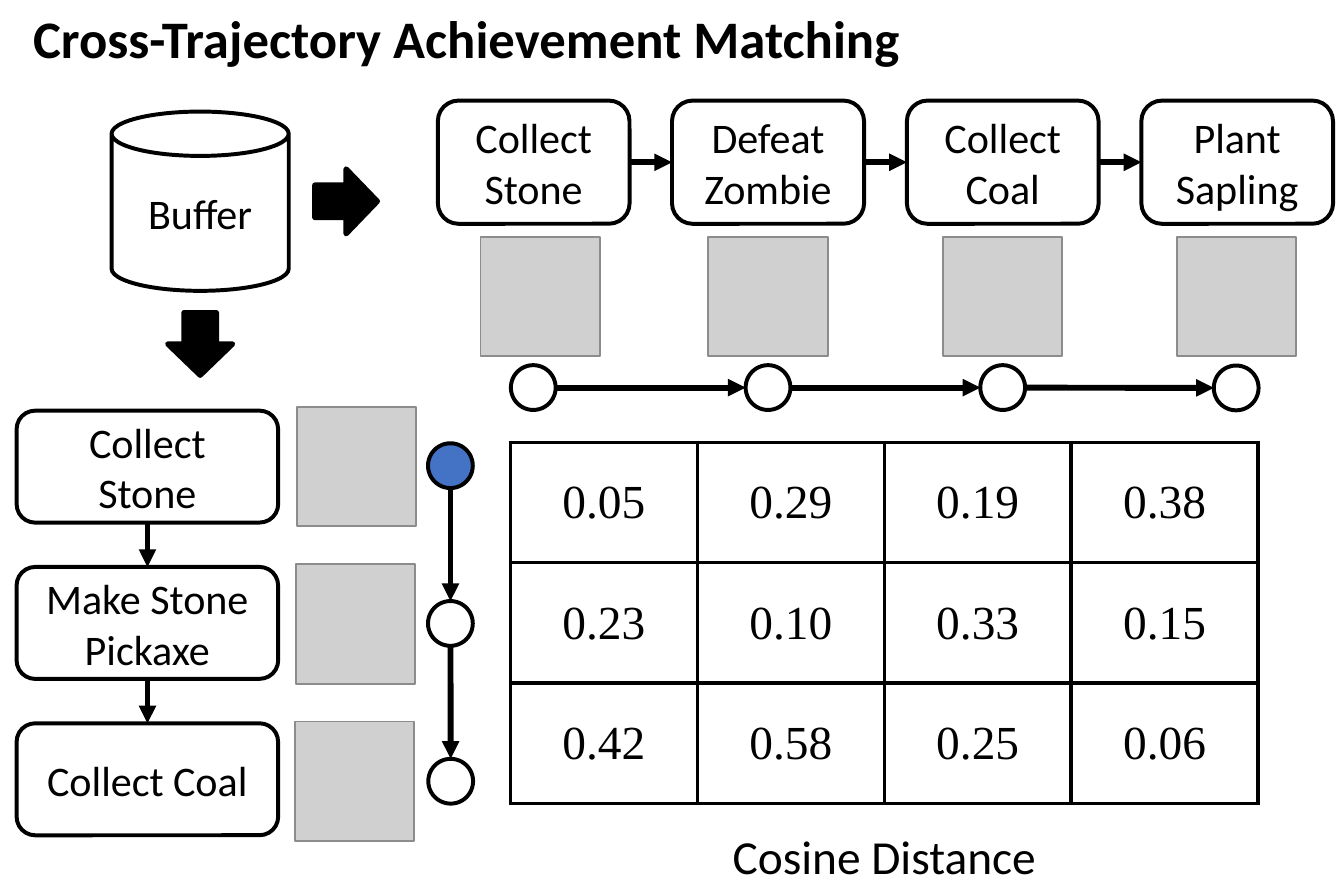
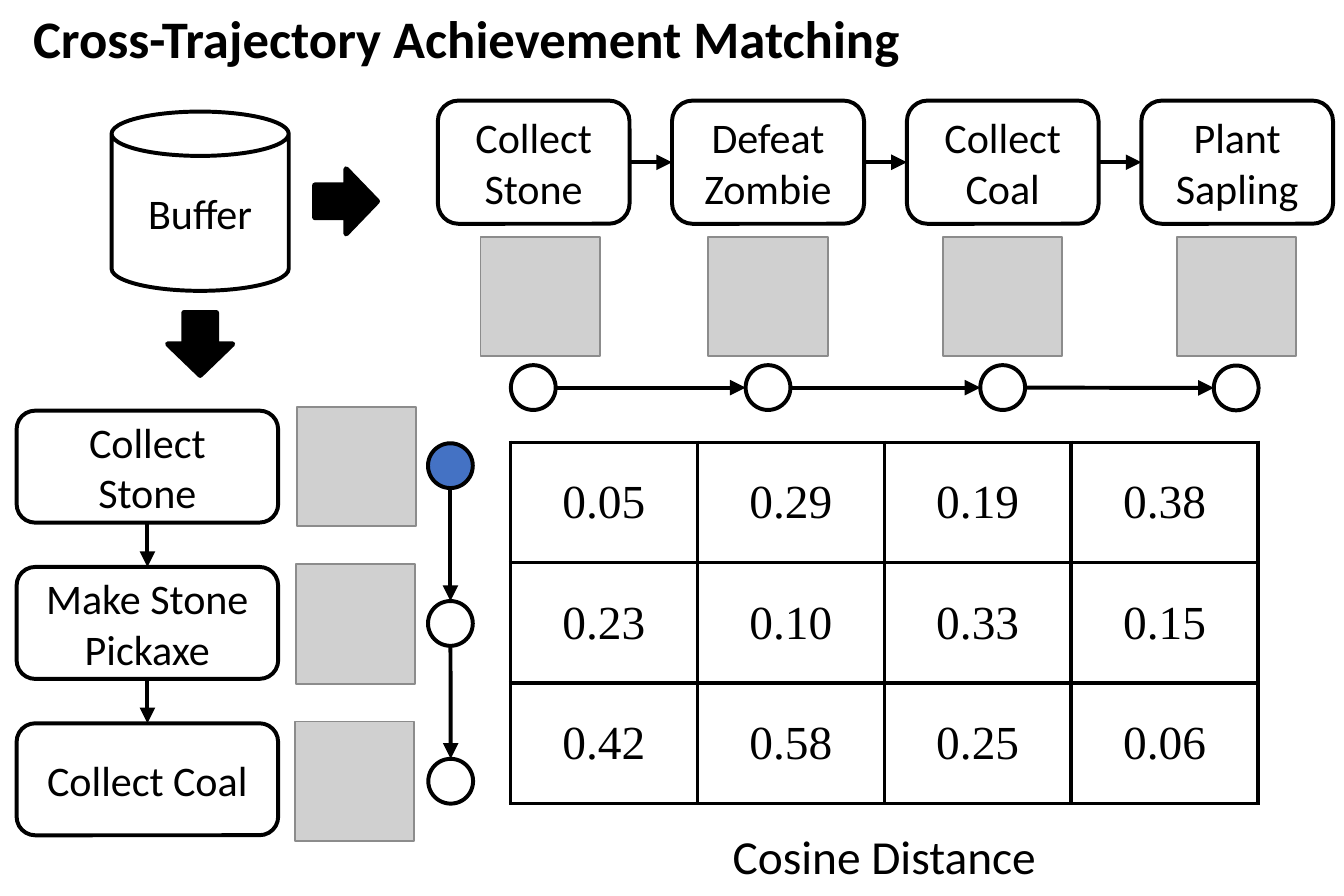
Before and after one commit to symoon11/symoon11.github.io, a slide deck: slide 6 of images/moon23neurips.pptx. Drawn at 1344x896 pixels with LibreOffice and Linux fonts; fonts in the diff are those of the drawing; grey boxes stand for pictures. Boxes give left, top, right and bottom in pixels: in the first picture for what was removed or moved away, otherwise in the second. Text is boxed around its words. In the diff, an @@ line names an element or a change of style, - is before the commit and + after.

```diff
--- a/images/moon23neurips.pptx
+++ b/images/moon23neurips.pptx
@@ arrow (629, 163) - (671, 163): stroke #000000 2.25 pt to #000000 1.5 pt @@
@@ arrow (1098, 163) - (1141, 163): stroke #000000 2.25 pt to #000000 1.5 pt @@
@@ arrow (555, 387) - (745, 387): stroke #000000 2.25 pt to #000000 1.5 pt @@
@@ arrow (790, 387) - (980, 387): stroke #000000 2.25 pt to #000000 1.5 pt @@
@@ arrow (1026, 387) - (1213, 389): stroke #000000 2.25 pt to #000000 1.5 pt @@
@@ arrow (451, 487) - (451, 601): stroke #000000 2.25 pt to #000000 1.5 pt @@
@@ arrow (148, 523) - (148, 567): stroke #000000 2.25 pt to #000000 1.5 pt @@
@@ arrow (451, 646) - (451, 758): stroke #000000 2.25 pt to #000000 1.5 pt @@
@@ arrow (148, 679) - (148, 722): stroke #000000 2.25 pt to #000000 1.5 pt @@
```
Also in this commit, not shown: 10 other slides changed, 8 other files.
